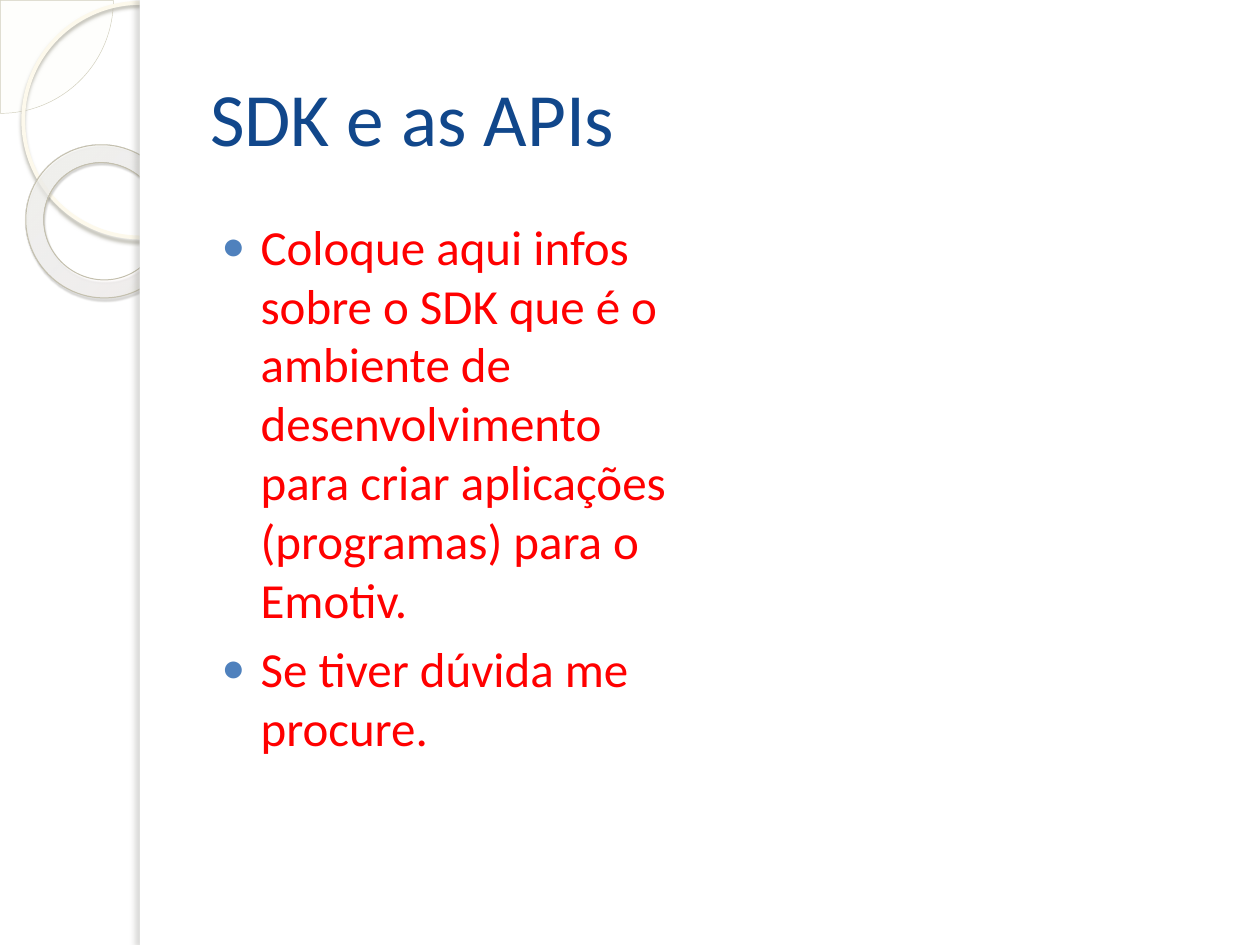
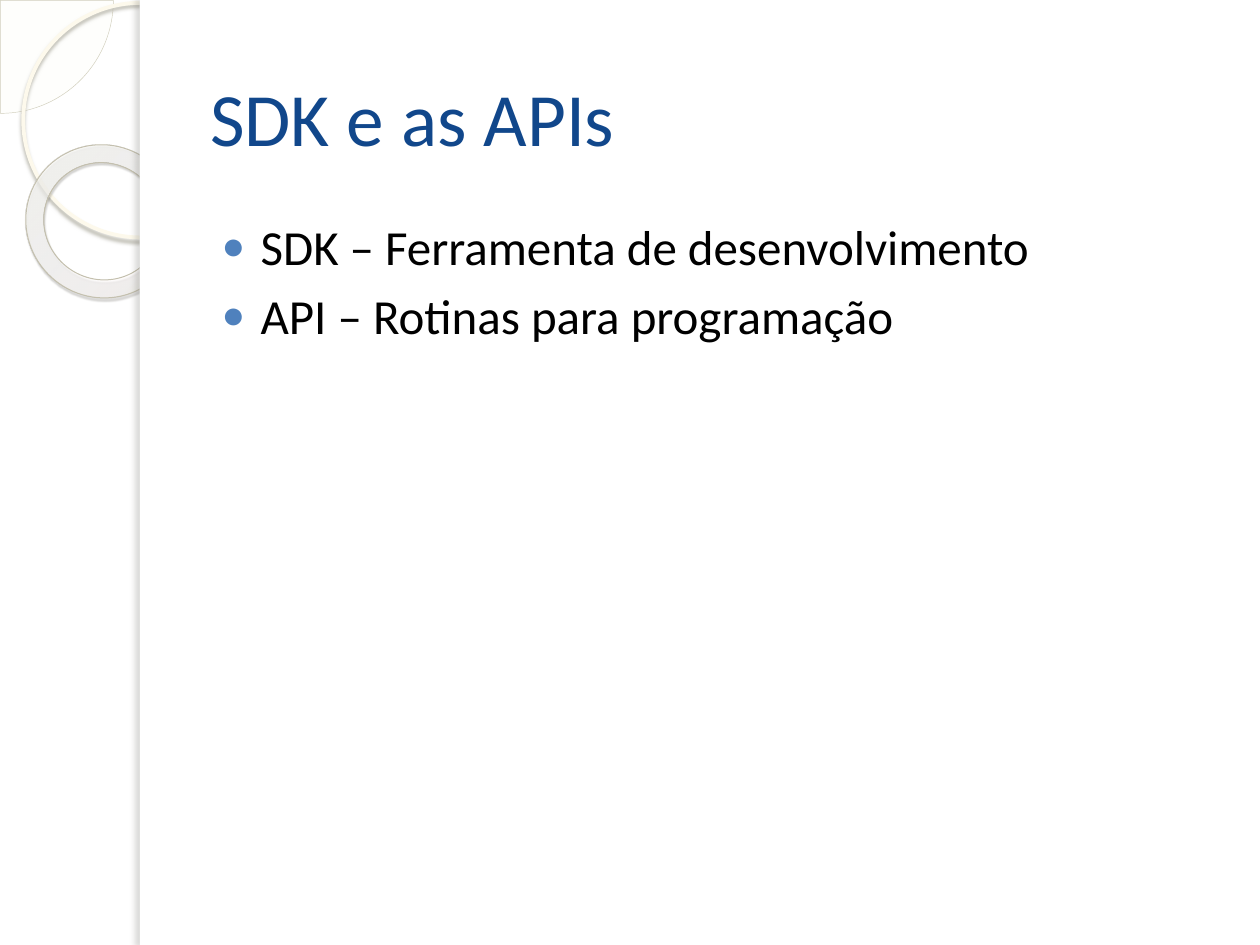
Before and after one commit to fgbettio/projetos-famec-pr, a slide deck: slide 10 of Projetos/Emotiv/Documentos Finalizados/EMOTIV - Ação Global rev1.2.pptx. Drawn at 1260x945 pixels with LibreOffice and Linux fonts; fonts in the diff are those of the drawing; background and template pictures are left out. Boxes give left, top, right and bottom in pixels: in the first picture for what was removed or moved away, otherwise in the second. Text is boxed around its words. In the diff, an @@ line names an element or a change of style, - is before the commit and + after.

```diff
--- a/Projetos/Emotiv/Documentos Finalizados/EMOTIV - Ação Global rev1.2.pptx
+++ b/Projetos/Emotiv/Documentos Finalizados/EMOTIV - Ação Global rev1.2.pptx
@@ text at (261,231,1029,343): text changed; text colour #FF0000 to #000000 @@
-● Coloque aqui infos sobre o SDK que é o ambiente de desenvolvimento para criar aplicações (programas) para o Emotiv.
-● Se tiver dúvida me procure.
+● SDK – Ferramenta de desenvolvimento
+● API – Rotinas para programação
```
Also in this commit, not shown: 18 other files.
